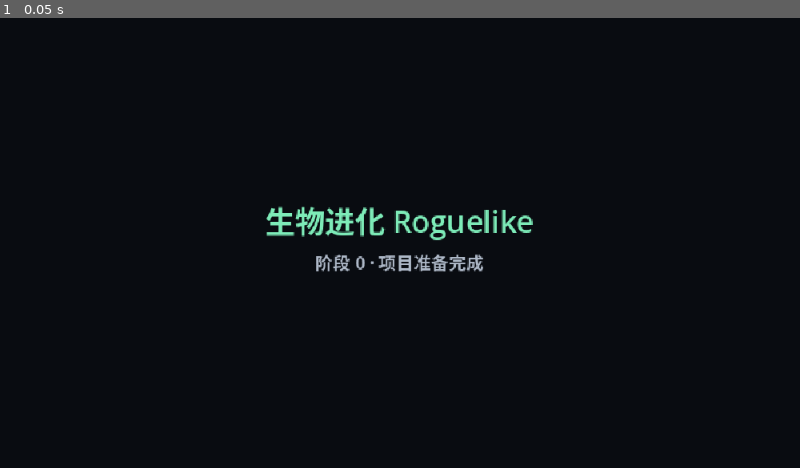
Above: before the commit, frame 1.
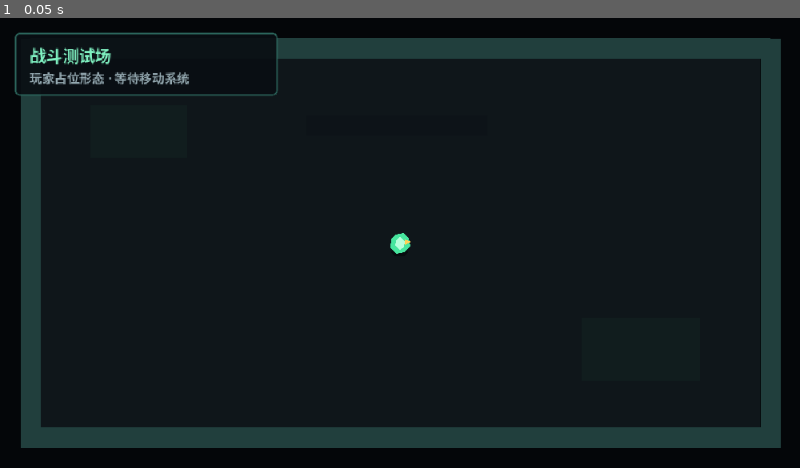
Above: after the commit, the same moment.

Repository: LIJUNCAN1/-Roguelike
Game: Godot game, scene res://scenes/main/main.tscn
Same seed, same stepped clock (60 frames per second), same inputs: the game is played once before the commit and once after it.
Inputs:
- Up to frame 1 (0.05 s): no input

The runs differ from the first frame. In frame 1, 14% of the frame differs, in the area x 1-98%, y 3-96%.

Commit message:
feat: add test arena and player placeholder

Diff:
--- a/project.godot
+++ b/project.godot
@@ -11,9 +11,9 @@
 [application]
 
 config/name="生物进化 Roguelike"
+run/main_scene="res://scenes/main/main.tscn"
 config/features=PackedStringArray("4.7", "Forward Plus")
 config/icon="res://icon.svg"
-run/main_scene="res://scenes/main/main.tscn"
 
 [display]
 
@@ -28,23 +28,28 @@
 
 move_up={
 "deadzone": 0.2,
-"events": [Object(InputEventKey,"physical_keycode":87)]
+"events": [Object(InputEventKey,"resource_local_to_scene":false,"resource_name":"","device":16,"window_id":0,"alt_pressed":false,"shift_pressed":false,"ctrl_pressed":false,"meta_pressed":false,"pressed":false,"keycode":0,"physical_keycode":87,"key_label":0,"unicode":0,"location":0,"echo":false,"script":null)
+]
 }
 move_down={
 "deadzone": 0.2,
-"events": [Object(InputEventKey,"physical_keycode":83)]
+"events": [Object(InputEventKey,"resource_local_to_scene":false,"resource_name":"","device":16,"window_id":0,"alt_pressed":false,"shift_pressed":false,"ctrl_pressed":false,"meta_pressed":false,"pressed":false,"keycode":0,"physical_keycode":83,"key_label":0,"unicode":0,"location":0,"echo":false,"script":null)
+]
 }
 move_left={
 "deadzone": 0.2,
-"events": [Object(InputEventKey,"physical_keycode":65)]
+"events": [Object(InputEventKey,"resource_local_to_scene":false,"resource_name":"","device":16,"window_id":0,"alt_pressed":false,"shift_pressed":false,"ctrl_pressed":false,"meta_pressed":false,"pressed":false,"keycode":0,"physical_keycode":65,"key_label":0,"unicode":0,"location":0,"echo":false,"script":null)
+]
 }
 move_right={
 "deadzone": 0.2,
-"events": [Object(InputEventKey,"physical_keycode":68)]
+"events": [Object(InputEventKey,"resource_local_to_scene":false,"resource_name":"","device":16,"window_id":0,"alt_pressed":false,"shift_pressed":false,"ctrl_pressed":false,"meta_pressed":false,"pressed":false,"keycode":0,"physical_keycode":68,"key_label":0,"unicode":0,"location":0,"echo":false,"script":null)
+]
 }
 attack={
 "deadzone": 0.2,
-"events": [Object(InputEventMouseButton,"button_index":1)]
+"events": [Object(InputEventMouseButton,"resource_local_to_scene":false,"resource_name":"","device":32,"window_id":0,"alt_pressed":false,"shift_pressed":false,"ctrl_pressed":false,"meta_pressed":false,"button_mask":0,"position":Vector2(0, 0),"global_position":Vector2(0, 0),"factor":1.0,"button_index":1,"canceled":false,"pressed":false,"double_click":false,"script":null)
+]
 }
 
 [physics]
@@ -53,7 +58,7 @@
 
 [rendering]
 
+textures/canvas_textures/default_texture_filter=0
 rendering_device/driver.windows="d3d12"
-textures/canvas_textures/default_texture_filter=0
 2d/snap/snap_2d_transforms_to_pixel=true
 2d/snap/snap_2d_vertices_to_pixel=true
--- a/scenes/main/main.tscn
+++ b/scenes/main/main.tscn
@@ -1,29 +1,118 @@
-[gd_scene format=3]
+[gd_scene load_steps=6 format=3]
+
+[ext_resource type="PackedScene" path="res://scenes/player/player.tscn" id="1_player"]
+
+[sub_resource type="RectangleShape2D" id="RectangleShape2D_horizontal"]
+size = Vector2(576, 16)
+
+[sub_resource type="RectangleShape2D" id="RectangleShape2D_vertical"]
+size = Vector2(16, 312)
+
+[sub_resource type="StyleBoxFlat" id="StyleBoxFlat_panel"]
+bg_color = Color(0.035, 0.055, 0.075, 0.92)
+border_width_left = 1
+border_width_top = 1
+border_width_right = 1
+border_width_bottom = 1
+border_color = Color(0.18, 0.42, 0.38, 1)
+corner_radius_top_left = 3
+corner_radius_top_right = 3
+corner_radius_bottom_right = 3
+corner_radius_bottom_left = 3
 
 [node name="Main" type="Node2D"]
 
-[node name="Background" type="ColorRect" parent="."]
-offset_right = 640.0
-offset_bottom = 360.0
-mouse_filter = 2
-color = Color(0.035, 0.047, 0.067, 1)
+[node name="World" type="Node2D" parent="."]
 
-[node name="Title" type="Label" parent="."]
-offset_left = 184.0
-offset_top = 144.0
-offset_right = 456.0
-offset_bottom = 174.0
-theme_override_colors/font_color = Color(0.49, 0.92, 0.72, 1)
-theme_override_font_sizes/font_size = 24
-text = "生物进化 Roguelike"
-horizontal_alignment = 1
+[node name="Void" type="Polygon2D" parent="World"]
+polygon = PackedVector2Array(0, 0, 640, 0, 640, 360, 0, 360)
+color = Color(0.018, 0.025, 0.037, 1)
 
-[node name="Status" type="Label" parent="."]
-offset_left = 184.0
-offset_top = 184.0
-offset_right = 456.0
-offset_bottom = 208.0
-theme_override_colors/font_color = Color(0.68, 0.72, 0.78, 1)
-theme_override_font_sizes/font_size = 14
-text = "阶段 0 · 项目准备完成"
-horizontal_alignment = 1
+[node name="ArenaFloor" type="Polygon2D" parent="World"]
+polygon = PackedVector2Array(32, 32, 608, 32, 608, 328, 32, 328)
+color = Color(0.06, 0.09, 0.105, 1)
+
+[node name="FloorPatchA" type="Polygon2D" parent="World"]
+polygon = PackedVector2Array(72, 70, 150, 70, 150, 112, 72, 112)
+color = Color(0.07, 0.115, 0.12, 1)
+
+[node name="FloorPatchB" type="Polygon2D" parent="World"]
+polygon = PackedVector2Array(465, 240, 560, 240, 560, 290, 465, 290)
+color = Color(0.07, 0.115, 0.12, 1)
+
+[node name="FloorPatchC" type="Polygon2D" parent="World"]
+polygon = PackedVector2Array(245, 78, 390, 78, 390, 94, 245, 94)
+color = Color(0.052, 0.078, 0.095, 1)
+
+[node name="Walls" type="Node2D" parent="World"]
+
+[node name="Top" type="StaticBody2D" parent="World/Walls"]
+position = Vector2(320, 24)
+
+[node name="Visual" type="Polygon2D" parent="World/Walls/Top"]
+polygon = PackedVector2Array(-296, -8, 296, -8, 296, 8, -296, 8)
+color = Color(0.13, 0.25, 0.24, 1)
+
+[node name="CollisionShape2D" type="CollisionShape2D" parent="World/Walls/Top"]
+shape = SubResource("RectangleShape2D_horizontal")
+
+[node name="Bottom" type="StaticBody2D" parent="World/Walls"]
+position = Vector2(320, 336)
+
+[node name="Visual" type="Polygon2D" parent="World/Walls/Bottom"]
+polygon = PackedVector2Array(-296, -8, 296, -8, 296, 8, -296, 8)
+color = Color(0.13, 0.25, 0.24, 1)
+
+[node name="CollisionShape2D" type="CollisionShape2D" parent="World/Walls/Bottom"]
+shape = SubResource("RectangleShape2D_horizontal")
+
+[node name="Left" type="StaticBody2D" parent="World/Walls"]
+position = Vector2(24, 180)
+
+[node name="Visual" type="Polygon2D" parent="World/Walls/Left"]
+polygon = PackedVector2Array(-8, -164, 8, -164, 8, 164, -8, 164)
+color = Color(0.13, 0.25, 0.24, 1)
+
+[node name="CollisionShape2D" type="CollisionShape2D" parent="World/Walls/Left"]
+shape = SubResource("RectangleShape2D_vertical")
+
+[node name="Right" type="StaticBody2D" parent="World/Walls"]
+position = Vector2(616, 180)
+
+[node name="Visual" type="Polygon2D" parent="World/Walls/Right"]
+polygon = PackedVector2Array(-8, -164, 8, -164, 8, 164, -8, 164)
+color = Color(0.13, 0.25, 0.24, 1)
+
+[node name="CollisionShape2D" type="CollisionShape2D" parent="World/Walls/Right"]
+shape = SubResource("RectangleShape2D_vertical")
+
+[node name="Player" parent="World" instance=ExtResource("1_player")]
+position = Vector2(320, 180)
+
+[node name="Interface" type="CanvasLayer" parent="."]
+
+[node name="StagePanel" type="PanelContainer" parent="Interface"]
+offset_left = 12.0
+offset_top = 12.0
+offset_right = 222.0
+offset_bottom = 58.0
+theme_override_styles/panel = SubResource("StyleBoxFlat_panel")
+
+[node name="MarginContainer" type="MarginContainer" parent="Interface/StagePanel"]
+theme_override_constants/margin_left = 10
+theme_override_constants/margin_top = 6
+theme_override_constants/margin_right = 10
+theme_override_constants/margin_bottom = 6
+
+[node name="Labels" type="VBoxContainer" parent="Interface/StagePanel/MarginContainer"]
+theme_override_constants/separation = 1
+
+[node name="Title" type="Label" parent="Interface/StagePanel/MarginContainer/Labels"]
+theme_override_colors/font_color = Color(0.5, 0.95, 0.76, 1)
+theme_override_font_sizes/font_size = 13
+text = "战斗测试场"
+
+[node name="Status" type="Label" parent="Interface/StagePanel/MarginContainer/Labels"]
+theme_override_colors/font_color = Color(0.58, 0.66, 0.69, 1)
+theme_override_font_sizes/font_size = 10
+text = "玩家占位形态 · 等待移动系统"
--- /dev/null
+++ b/scenes/player/player.tscn
@@ -0,0 +1,32 @@
+[gd_scene load_steps=2 format=3]
+
+[sub_resource type="CircleShape2D" id="CircleShape2D_player"]
+radius = 7.0
+
+[node name="Player" type="CharacterBody2D"]
+collision_layer = 1
+collision_mask = 1
+
+[node name="Shadow" type="Polygon2D" parent="."]
+position = Vector2(0, 7)
+polygon = PackedVector2Array(-7, 0, -4, -3, 4, -3, 7, 0, 4, 3, -4, 3)
+color = Color(0.015, 0.02, 0.03, 0.55)
+
+[node name="Body" type="Polygon2D" parent="."]
+polygon = PackedVector2Array(-7, -3, -4, -7, 3, -8, 7, -4, 8, 2, 4, 7, -3, 8, -8, 3)
+color = Color(0.28, 0.9, 0.62, 1)
+
+[node name="Core" type="Polygon2D" parent="."]
+polygon = PackedVector2Array(-3, -2, 0, -5, 4, -2, 3, 3, 0, 5, -4, 2)
+color = Color(0.72, 1, 0.86, 1)
+
+[node name="FacingMarker" type="Polygon2D" parent="."]
+position = Vector2(0, -1)
+polygon = PackedVector2Array(4, -2, 9, 0, 4, 2)
+color = Color(1, 0.82, 0.34, 1)
+
+[node name="CollisionShape2D" type="CollisionShape2D" parent="."]
+shape = SubResource("CircleShape2D_player")
+
+[node name="AimOrigin" type="Marker2D" parent="."]
+position = Vector2(10, 0)
Not shown, changed: .gitignore
